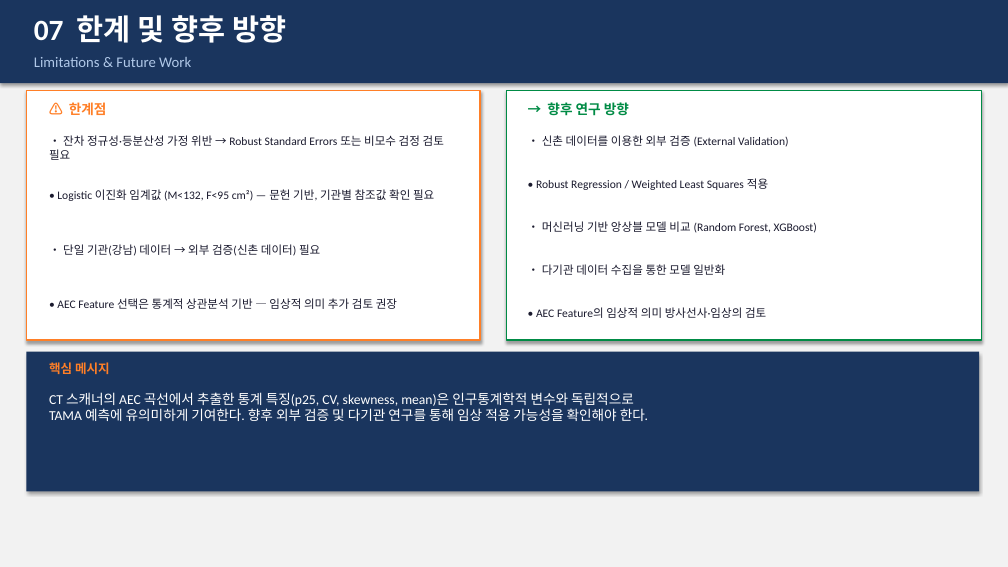
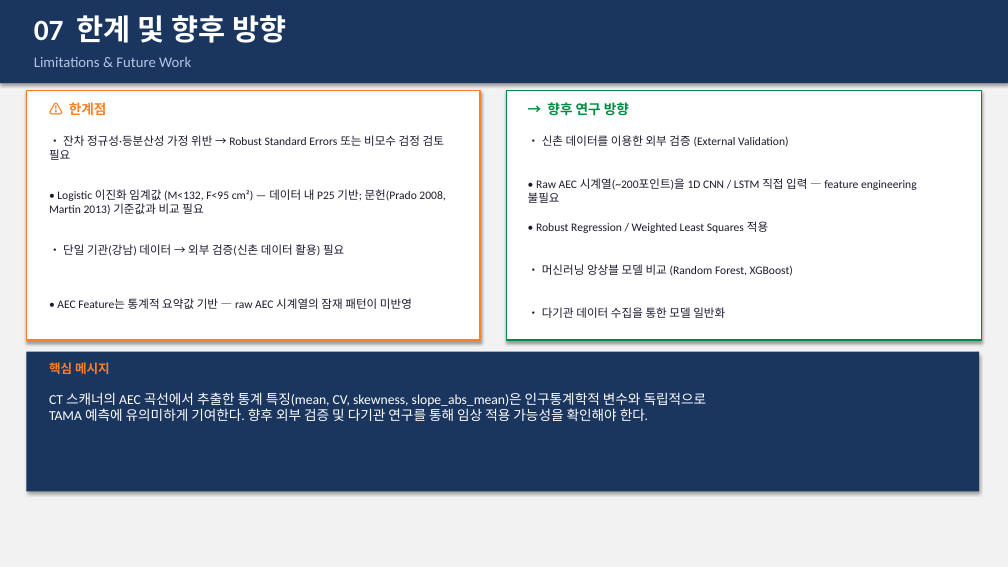
Before and after one commit to JHWannabe/2026-1_Study, a slide deck: slide 21 of 연구코드/aec/results/강남_TAMA_연구보고서.pptx (slide 14 before the commit). Drawn at 1008x567 pixels with LibreOffice and Linux fonts; fonts in the diff are those of the drawing. Boxes give left, top, right and bottom in pixels: in the first picture for what was removed or moved away, otherwise in the second. Text is boxed around its words. In the diff, an @@ line names an element or a change of style, - is before the commit and + after.

Commit message:
강남, 신촌 report, ppt 수정

```diff
--- a/연구코드/aec/results/강남_TAMA_연구보고서.pptx
+++ b/연구코드/aec/results/강남_TAMA_연구보고서.pptx
@@ text added at [528,178,917,203], 11 pt, text #1A1A2E @@
+• Raw AEC 시계열(~200포인트)을 1D CNN / LSTM 직접 입력 — feature engineering 불필요
@@ text at [49,189,445,215]: text changed @@
-• Logistic 이진화 임계값 (M<132, F<95 cm²) — 문헌 기반, 기관별 참조값 확인 필요
+• Logistic 이진화 임계값 (M<132, F<95 cm²) — 데이터 내 P25 기반; 문헌(Prado 2008, Martin 2013) 기준값과 비교 필요
@@ text "• Robust Regression / Weighted ...": place and size @@
-text "• Robust Regression / Weighted ..." at [536,178,768,190]
+text "• Robust Regression / Weighted ..." at [536,221,768,233]
@@ text at [63,244,344,256]: text changed @@
-• 단일 기관(강남) 데이터 → 외부 검증(신촌 데이터) 필요
+• 단일 기관(강남) 데이터 → 외부 검증(신촌 데이터 활용) 필요
@@ text at [542,264,793,276]: text changed @@
-• 머신러닝 기반 앙상블 모델 비교 (Random Forest, XGBoost)
+• 머신러닝 앙상블 모델 비교 (Random Forest, XGBoost)
@@ text at [57,298,412,309]: text changed @@
-• AEC Feature 선택은 통계적 상관분석 기반 — 임상적 의미 추가 검토 권장
+• AEC Feature는 통계적 요약값 기반 — raw AEC 시계열의 잠재 패턴이 미반영
@@ text "• 다기관 데이터 수집을 통한 ...": place and size @@
-text "• 다기관 데이터 수집을 통한 ..." at [542,264,725,275]
+text "• 다기관 데이터 수집을 통한 ..." at [542,307,725,318]
@@ text removed at [536,307,766,318] @@
-• AEC Feature의 임상적 의미 방사선사·임상의 검토
@@ text at [49,392,707,421]: text changed @@
-CT 스캐너의 AEC 곡선에서 추출한 통계 특징(p25, CV, skewness, mean)은 인구통계학적 변수와 독립적으로
-TAMA 예측에 유의미하게 기여한다. 향후 외부 검증 및 다기관 연구를 통해 임상 적용 가능성을 확인해야 한다.
+CT 스캐너의 AEC 곡선에서 추출한 통계 특징(mean, CV, skewness, slope_abs_mean)은 인구통계학적 변수와 독립적으로
+TAMA 예측에 유의미하게 기여한다. 향후 외부 검증 및 다기관 연구를 통해 임상 적용 가능성을 확인해야 한다.
```
Also in this commit, not shown: 10 other slides changed, 7 slides added, 51 other files.
